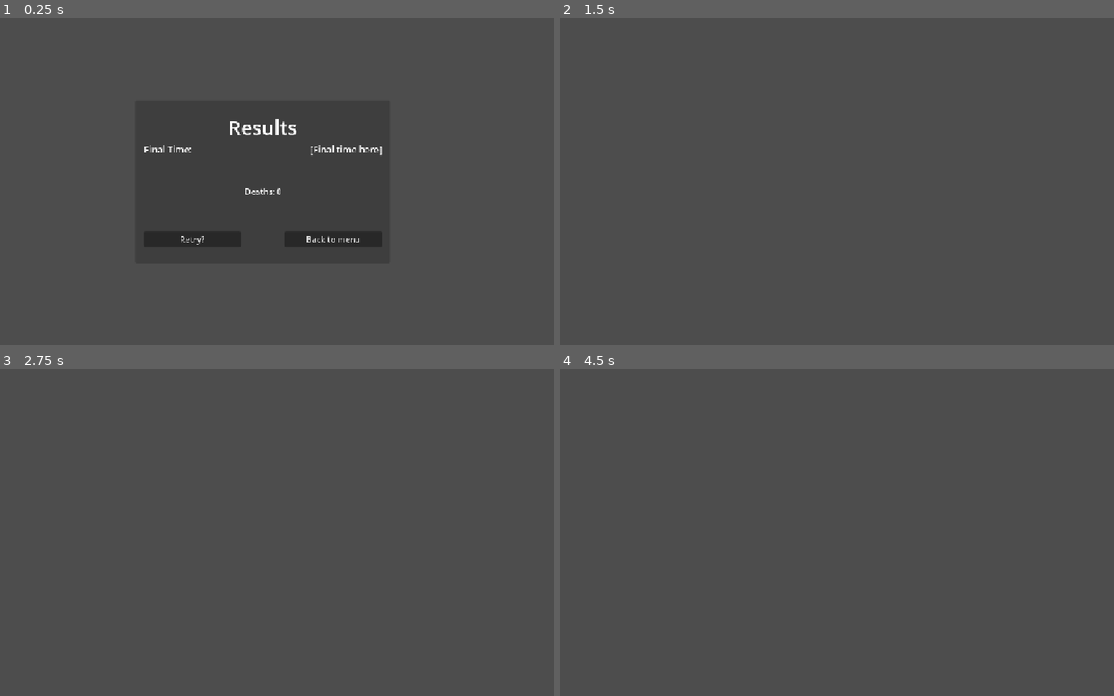
Above: before the commit, frames 1-4 (two rows, left to right).
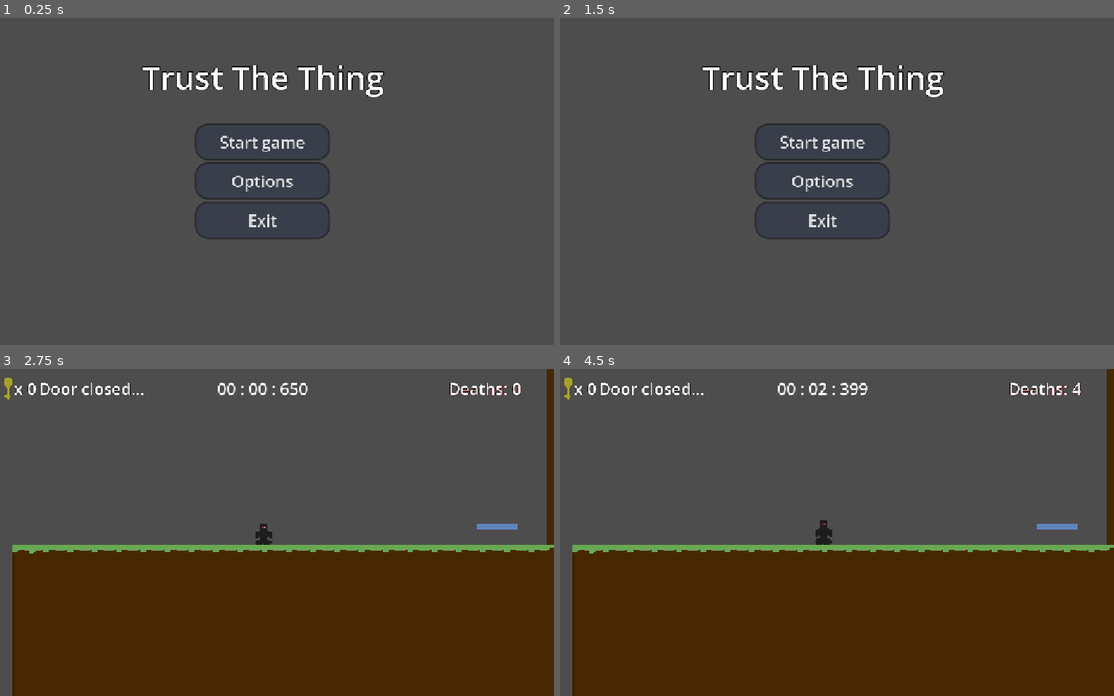
Above: after the commit, the same moments.

Repository: Briightbug/TrustTheThing
Game: Godot game, scene res://Trust The Thing/Assets/Scenes/Menus/main_menu.tscn
Two runs of this game, one before a commit and one after it. Both use one fixed random seed, a clock stepped at 60 frames per second and the inputs below. Before the commit the project starts from res://Assets/Scenes/Menus/result_screen.tscn.
Inputs (mouse positions are in pixels of both pictures, inside the frame that each line leads up to):
- Up to frame 1 (0.25 s): no input
- Up to frame 2 (1.5 s): click (892, 240) at 0.5 s, where only the run before the commit has a clickable "Back to menu"; click (753, 240) at 1.25 s, where only the run before the commit has a clickable "Retry?"
- Up to frame 3 (2.75 s): click (260, 493) at 2 s, where only the run after the commit has a clickable "Start game"
- Up to frame 4 (4.5 s): tap Enter (Resume Game) at 2.75, 3.6 s; hold Enter (Resume Game) 2.78-3.53 s; hold D (Fake_Right) 2.78-4.28 s; tap Space (Fake_Jump) at 3.02, 3.77 s; hold A (Fake_Left) from 4.28 s (still down); hold Enter (Resume Game) from 4.28 s (still down)

The runs differ from the first frame. In frame 1, 4.2% of the frame differs, in the area x 25-70%, y 14-70%; in frame 2, 3.0%; in frame 3, 47%; in frame 4, 47%, in the area x 0-100%, y 0-100%.
Error before the commit: Invalid assignment of property or key 'visible' with value of type 'bool' on a base object of type 'null instance'. (res://Assets/Scripts/game_manager.gd:42)

Commit message:
Fix stopwatch bug

Diff:
--- a/Assets/Scenes/Menus/result_screen.tscn
+++ b/Assets/Scenes/Menus/result_screen.tscn
@@ -8,7 +8,7 @@
 
 [sub_resource type="StyleBoxEmpty" id="StyleBoxEmpty_1t0i6"]
 
-[node name="ResultScreen" type="Control" unique_id=1561935091 node_paths=PackedStringArray("results_label", "final_time_time", "final_death_label", "fake_retry_button", "fake_quit_button", "real_retry", "real_quit", "fake_quit_label", "margin_container") groups=["result_screen"]]
+[node name="ResultScreen" type="Control" unique_id=1561935091 node_paths=PackedStringArray("result_screen", "results_label", "final_time_time", "final_death_label", "fake_retry_button", "fake_quit_button", "real_retry", "real_quit", "fake_quit_label", "margin_container") groups=["result_screen"]]
 layout_mode = 3
 anchors_preset = 15
 anchor_right = 1.0
@@ -16,6 +16,7 @@
 grow_horizontal = 2
 grow_vertical = 2
 script = ExtResource("1_1taxo")
+result_screen = NodePath(".")
 results_label = NodePath("MarginContainer/Results/ResultLabel")
 final_time_time = NodePath("MarginContainer/Results/FinalTime/FinalTimeTime")
 final_death_label = NodePath("MarginContainer/Results/FinalDeathsLabel")
--- a/Assets/Scripts/game_manager.gd
+++ b/Assets/Scripts/game_manager.gd
@@ -2,7 +2,7 @@
 
 signal area_stopped
 
-var starting_level = 1
+var starting_level = 3
 var current_level = 1
 var level_path = "res://Assets/Scenes/Levels/"
 var full_path = level_path + "level_" + str(current_level) + ".tscn"
--- a/Assets/Scripts/html_ending.gd
+++ b/Assets/Scripts/html_ending.gd
@@ -15,7 +15,6 @@
 
 	# Pauses the game when reached the goal in the final level
 	if body is PlayerController and paused == false:
-		html_end_text.text = "You won!"
 		paused = true
 		get_tree().paused = true
 
--- a/Assets/Scripts/hud.gd
+++ b/Assets/Scripts/hud.gd
@@ -11,7 +11,7 @@
 func _ready() -> void:
 	stopwatch = get_tree().get_first_node_in_group("stopwatch")
 
-func _process(delta: float) -> void:
+func _process(_delta: float) -> void:
 	update_stopwatch_label()
 
 func update_keys_label(number : int):
--- a/Assets/Scripts/player_animtation.gd
+++ b/Assets/Scripts/player_animtation.gd
@@ -4,7 +4,7 @@
 @export var animation_player : AnimationPlayer
 @export var sprite_2d : Sprite2D
 
-func _process(delta: float) -> void:
+func _process(_delta: float) -> void:
 	# Flips character sprite
 	if player_controller.direction == 1:
 		sprite_2d.flip_h = false
--- a/Assets/Scripts/result_screen.gd
+++ b/Assets/Scripts/result_screen.gd
@@ -1,5 +1,6 @@
 extends Control
 
+@export var result_screen : Control
 @export var results_label : Label
 @export var final_time_time : Label
 @export var final_death_label : Label
@@ -10,9 +11,19 @@
 @export var fake_quit_label : Label
 @export var margin_container : MarginContainer
 
+var stopwatch : Stopwatch
+var hud : HUD
+var html_ending : HTMLEnd
+
 func _ready() -> void:
+	stopwatch = get_tree().get_first_node_in_group("stopwatch")
+	hud = get_tree().get_first_node_in_group("hud")
+	html_ending = get_tree().get_first_node_in_group("html_ending")
+
 	fake_quit_label.text = "Haha!! Nice try!"
 	fake_quit_label.visible = false
+
+	final_time_time.text = str(stopwatch.stop())
 	final_death_label.text = "Deaths: " + str(GameManager.deaths)
 
 	real_quit.visible = false
@@ -22,12 +33,8 @@
 	GameManager.load_level(GameManager.current_level)
 
 func _on_fake_quit_button_pressed() -> void:
-	margin_container.visible = false
-	fake_quit_label.visible = true
-	var timer = get_tree().create_timer(2.0)
-	if timer.timeout:
-		fake_quit_label.visible = false
-		margin_container.visible = true
+	real_quit.visible = true
+	real_retry.visible = true
 
 func _on_retry_button_pressed() -> void:
 	GameManager.load_level(GameManager.starting_level)
--- a/Assets/Scripts/stopwatch.gd
+++ b/Assets/Scripts/stopwatch.gd
@@ -8,14 +8,17 @@
 
 func _ready() -> void:
 	GameManager.area_stopped.connect(stop)
+	stopped = false
 
-func _process(delta: float):
+func _process(delta: float) -> void:
 	if stopped:
 		return
 	time += delta
 
 func stop():
-	hud.stopwatch_label.text = time
+	hud = get_tree().get_first_node_in_group("hud")
+	stopped = true
+	hud.stopwatch_label.text = time_to_string()
 
 func time_to_string() -> String:
 	# Turn the time var into a string for UI display
--- a/Assets/Scripts/tutorial_box.gd
+++ b/Assets/Scripts/tutorial_box.gd
@@ -6,6 +6,8 @@
 @export var tutorial_text : Label
 @export var tween_ease : Tween.EaseType
 @export var transition : Tween.TransitionType
+
+
 
 func _on_body_entered(body: Node2D) -> void:
 	if body is PlayerController:
--- a/Assets/Scripts/volume_slider.gd
+++ b/Assets/Scripts/volume_slider.gd
@@ -9,6 +9,6 @@
 	audio_bus_id = AudioServer.get_bus_index(audio_bus_name)
 
 
-func _on_value_changed(value: float) -> void:
-	var db = linear_to_db(value)
+func _on_value_changed(_value: float) -> void:
+	var db = linear_to_db(_value)
 	AudioServer.set_bus_volume_db(audio_bus_id, db)
--- a/project.godot
+++ b/project.godot
@@ -11,7 +11,7 @@
 [application]
 
 config/name="Trust No One Brackeys Jam"
-run/main_scene="uid://bncq1tg78g0sl"
+run/main_scene="uid://068ro82otlge"
 config/features=PackedStringArray("4.7", "Forward Plus")
 config/icon="res://icon.svg"
 
@@ -37,6 +37,7 @@
 stopwatch=""
 level_container=""
 result_screen=""
+html_ending=""
 
 [input]
 
